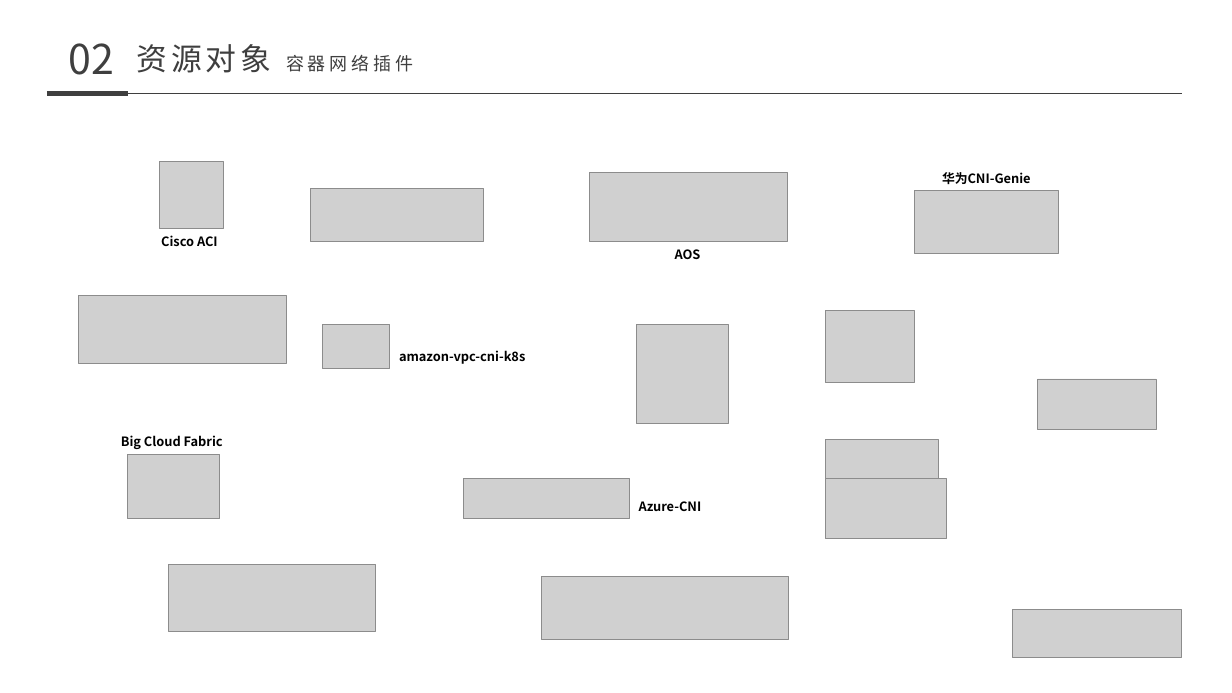
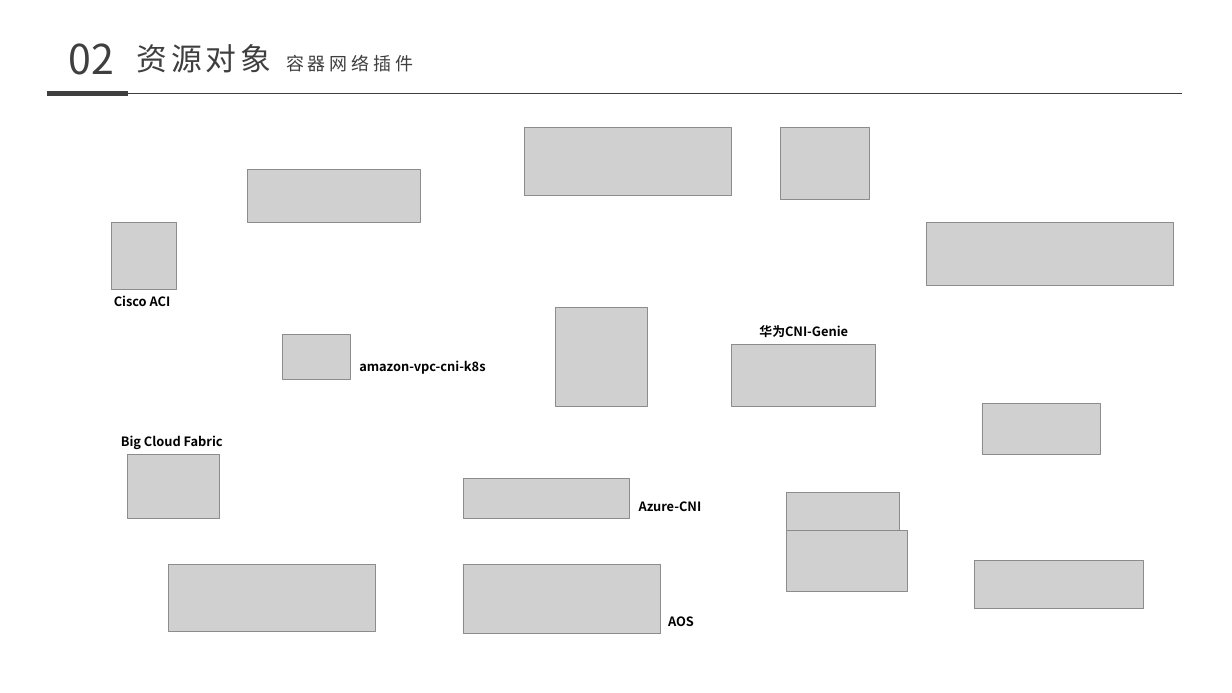
Before and after one commit to nutionMedivn/Kubernetes-training-camp, a slide deck: slide 21 of 基础/008-011 kubernetes.pptx. Drawn at 1232x693 pixels with LibreOffice and Linux fonts; fonts in the diff are those of the drawing; grey boxes stand for pictures. Boxes give left, top, right and bottom in pixels: in the first picture for what was removed or moved away, otherwise in the second. Text is boxed around its words. In the diff, an @@ line names an element or a change of style, - is before the commit and + after.

```diff
--- a/基础/008-011 kubernetes.pptx
+++ b/基础/008-011 kubernetes.pptx
@@ picture moved from (x1=79, y1=296, x2=286, y2=363) to (x1=524, y1=128, x2=731, y2=195) @@
@@ picture moved from (x1=825, y1=311, x2=914, y2=383) to (x1=781, y1=128, x2=870, y2=200) @@
@@ picture moved from (x1=311, y1=189, x2=483, y2=241) to (x1=248, y1=169, x2=421, y2=222) @@
@@ picture moved from (x1=159, y1=162, x2=224, y2=228) to (x1=112, y1=222, x2=177, y2=288) @@
@@ picture moved from (x1=542, y1=577, x2=788, y2=640) to (x1=926, y1=222, x2=1173, y2=285) @@
@@ text "Cisco ACI" moved from (x1=161, y1=235, x2=218, y2=246) to (x1=114, y1=295, x2=171, y2=306) @@
@@ picture moved from (x1=636, y1=324, x2=728, y2=424) to (x1=555, y1=308, x2=648, y2=408) @@
@@ text "华为CNI-Genie" moved from (x1=942, y1=172, x2=1031, y2=184) to (x1=759, y1=325, x2=848, y2=337) @@
@@ picture moved from (x1=323, y1=324, x2=390, y2=369) to (x1=283, y1=335, x2=350, y2=379) @@
@@ text "amazon-vpc-cni-k8s" moved from (x1=399, y1=350, x2=525, y2=364) to (x1=359, y1=360, x2=485, y2=374) @@
@@ picture moved from (x1=914, y1=191, x2=1058, y2=254) to (x1=732, y1=344, x2=876, y2=407) @@
@@ picture moved from (x1=1038, y1=379, x2=1156, y2=430) to (x1=982, y1=404, x2=1101, y2=455) @@
@@ picture moved from (x1=825, y1=440, x2=938, y2=478) to (x1=787, y1=493, x2=899, y2=531) @@
@@ picture moved from (x1=825, y1=478, x2=946, y2=539) to (x1=787, y1=531, x2=908, y2=592) @@
@@ picture moved from (x1=590, y1=173, x2=787, y2=242) to (x1=463, y1=565, x2=661, y2=634) @@
@@ picture moved from (x1=1013, y1=610, x2=1182, y2=658) to (x1=975, y1=561, x2=1144, y2=609) @@
@@ text "AOS" moved from (x1=675, y1=249, x2=701, y2=259) to (x1=668, y1=616, x2=694, y2=626) @@
```
Also in this commit, not shown: 1 other slide changed, 2 slides added.
